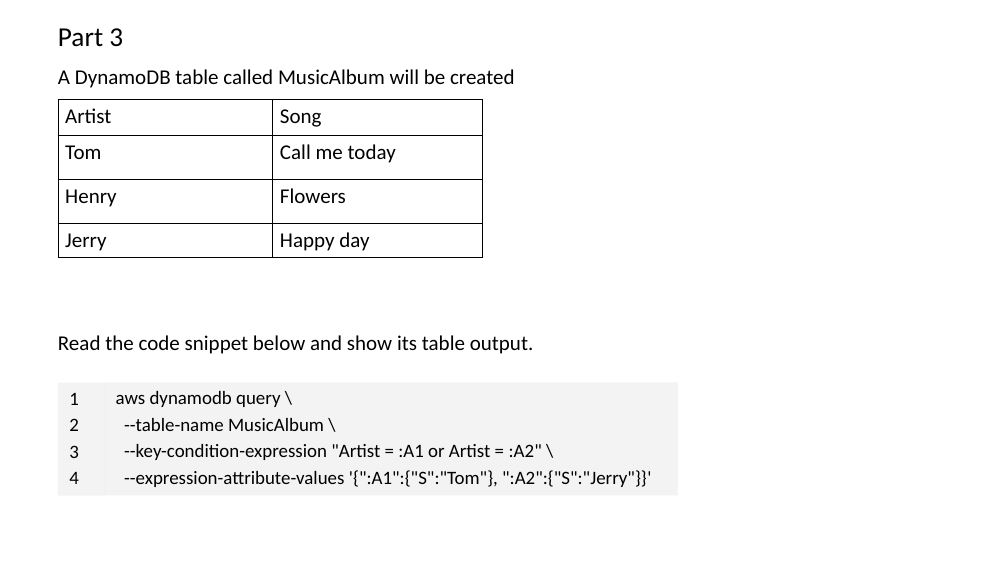
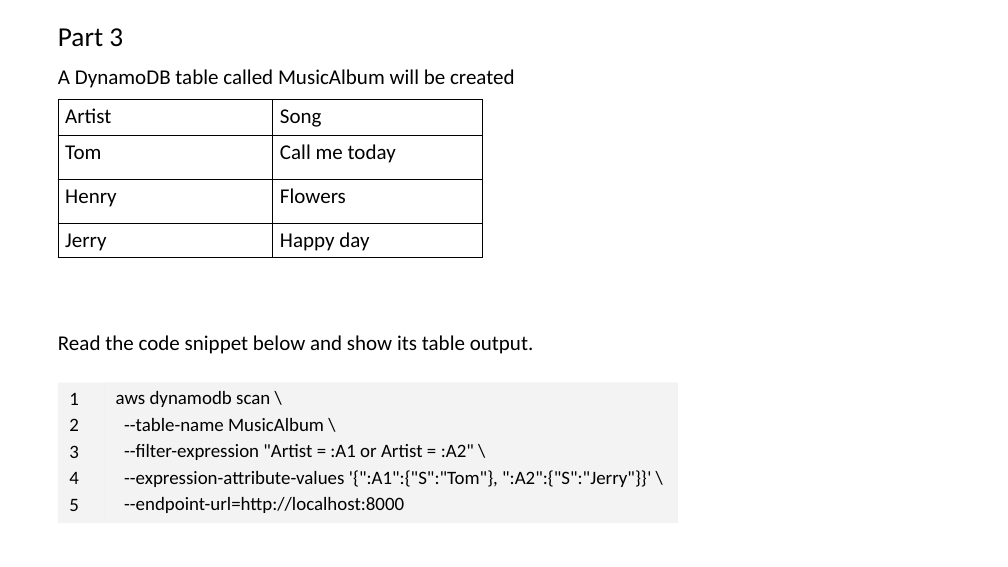
Before and after one commit to zhangzhics/CITS5503_Sem2, a slide deck: slide 26 of Live-lecture-slides/CITS5503IAM_week5.pptx. Drawn at 1008x567 pixels with LibreOffice and Linux fonts; fonts in the diff are those of the drawing. Boxes give left, top, right and bottom in pixels: in the first picture for what was removed or moved away, otherwise in the second. Text is boxed around its words. In the diff, an @@ line names an element or a change of style, - is before the commit and + after.

Commit message:
corrected an error in the query operation in slides 26-27

```diff
--- a/Live-lecture-slides/CITS5503IAM_week5.pptx
+++ b/Live-lecture-slides/CITS5503IAM_week5.pptx
@@ rectangle "1": place and size @@
-rectangle "1" at <box>58,383,104,495</box>
+rectangle "1" at <box>58,383,104,523</box>
@@ rectangle "aws dynamodb scan \": place and size @@
-rectangle "aws dynamodb scan \" at <box>104,383,678,495</box>
+rectangle "aws dynamodb scan \" at <box>104,383,678,523</box>
@@ text in rectangle at <box>116,391,270,407</box>: text changed @@
-    aws dynamodb query \
+    aws dynamodb scan \
@@ text in rectangle at <box>124,444,651,513</box>: text changed @@
-    --key-condition-expression "Artist = :A1 or Artist = :A2" \
-    --expression-attribute-values '{":A1":{"S":"Tom"}, ":A2":{"S":"Jerry"}}'
+    --filter-expression "Artist = :A1 or Artist = :A2" \
+    --expression-attribute-values '{":A1":{"S":"Tom"}, ":A2":{"S":"Jerry"}}' \
+    --endpoint-url=http://localhost:8000
@@ text in rectangle at <box>69,499,79,511</box>: paragraph added @@
+    5
```
Also in this commit, not shown: 1 other slide changed.
